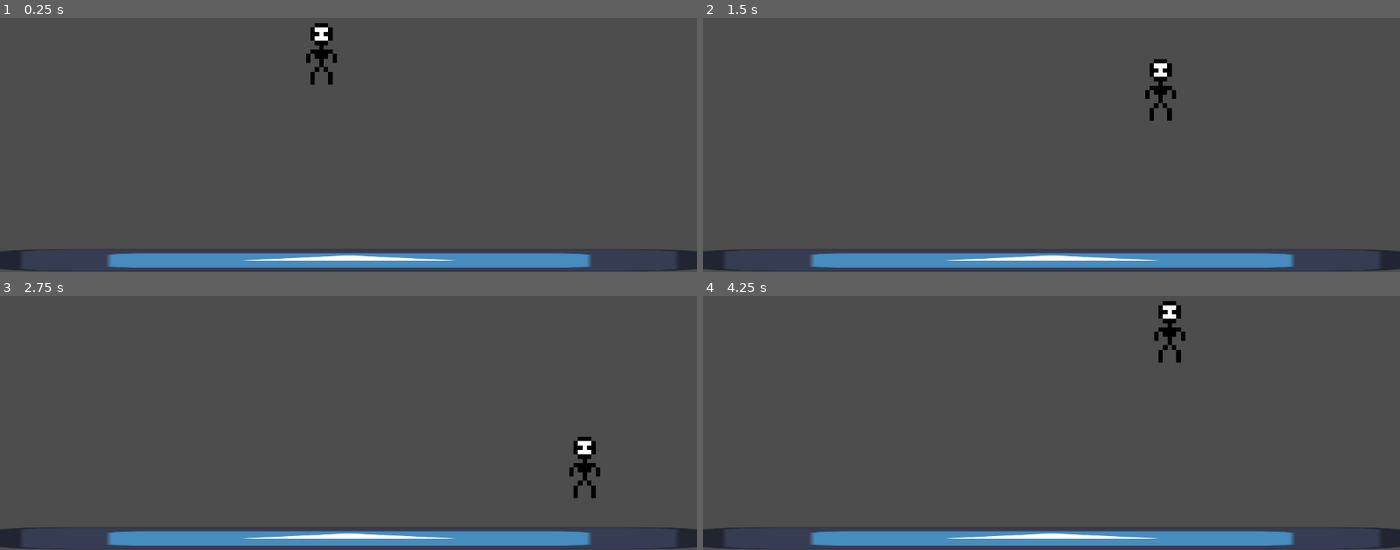
Above: before the commit, frames 1-4 (two rows, left to right).
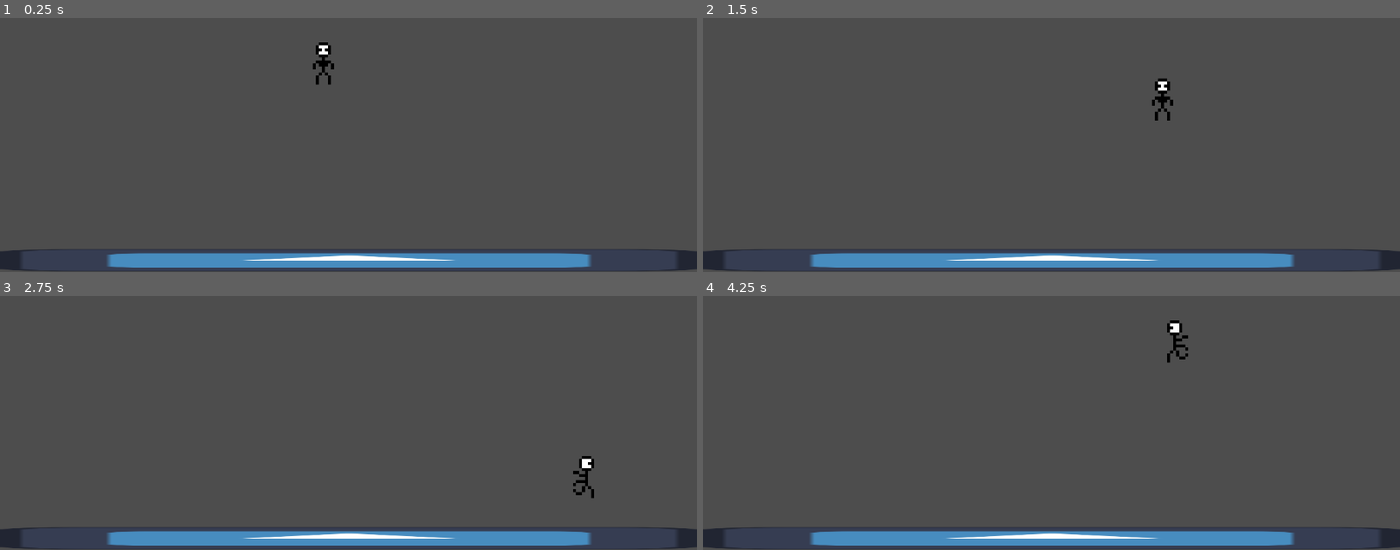
Above: after the commit, the same moments.

Repository: Pequu/superGraSuperowosci
Game: Godot game, scene res://main.tscn
The game is run twice, just before and just after one commit, with the same random seed, the same clock (stepped at 60 frames per second) and the same inputs. The engine's default icon, where the game draws it, is replaced by a stand-in: a white triangle on a blue panel in a dark square.
Inputs:
- Up to frame 1 (0.25 s): no input
- Up to frame 2 (1.5 s): tap Enter at 0.5 s; hold D (right) 0.53-1.28 s; hold Down (down) from 1.28 s (still down)
- Up to frame 3 (2.75 s): release Down (down) at 2.03 s; hold D (right) from 2.03 s (still down)
- Up to frame 4 (4.25 s): release D (right) at 2.78 s; hold W (up) 2.78-3.53 s; hold A (left) from 3.53 s (still down)

The runs differ from the first frame. In frame 1, 0.5% of the frame differs, in the area x 43-49%, y 2-27%; in frame 2, 0.5%; in frame 3, 0.5%; in frame 4, 0.6%, in the area x 64-70%, y 2-27%.

Commit message:
ANIMACJA BEIGANIA OMG

Diff:
--- a/supergra/main.tscn
+++ b/supergra/main.tscn
@@ -63,7 +63,7 @@
 "texture": SubResource("AtlasTexture_2ooem")
 }],
 "loop": true,
-"name": &"running",
+"name": &"runningX",
 "speed": 10.0
 }]
 
@@ -82,11 +82,11 @@
 
 [node name="AnimatedSprite2D" type="AnimatedSprite2D" parent="CharacterBody2D"]
 texture_filter = 1
-position = Vector2(4, -4)
-scale = Vector2(7.3125, 7.3125)
+position = Vector2(5.99999, 14)
+scale = Vector2(5.03125, 5.03125)
 sprite_frames = SubResource("SpriteFrames_6xpb7")
-animation = &"idle"
-frame_progress = 0.0162743
+animation = &"runningX"
+frame_progress = 0.939699
 
 [node name="CollisionShape2D" type="CollisionShape2D" parent="."]
 position = Vector2(577, 629.5)
--- a/supergra/scripts/character_body_2d.gd
+++ b/supergra/scripts/character_body_2d.gd
@@ -1,5 +1,6 @@
 extends CharacterBody2D
 
+@onready var anim: AnimatedSprite2D = $AnimatedSprite2D
 
 const SPEED = 300.0
 
@@ -23,3 +24,13 @@
 		velocity.y = move_toward(velocity.y, 0, SPEED)
 
 	move_and_slide()
+
+	#handle animations
+	if direction_x == 0:
+		anim.play("idle")
+	else:
+		anim.play("runningX")
+		if direction_x < 0:
+			anim.flip_h = true
+		else:
+			anim.flip_h = false
--- /dev/null
+++ b/supergra/scripts/main.gd
@@ -0,0 +1,11 @@
+extends Node2D
+
+
+# Called when the node enters the scene tree for the first time.
+func _ready() -> void:
+	pass # Replace with function body.
+
+
+# Called every frame. 'delta' is the elapsed time since the previous frame.
+func _process(delta: float) -> void:
+	pass
